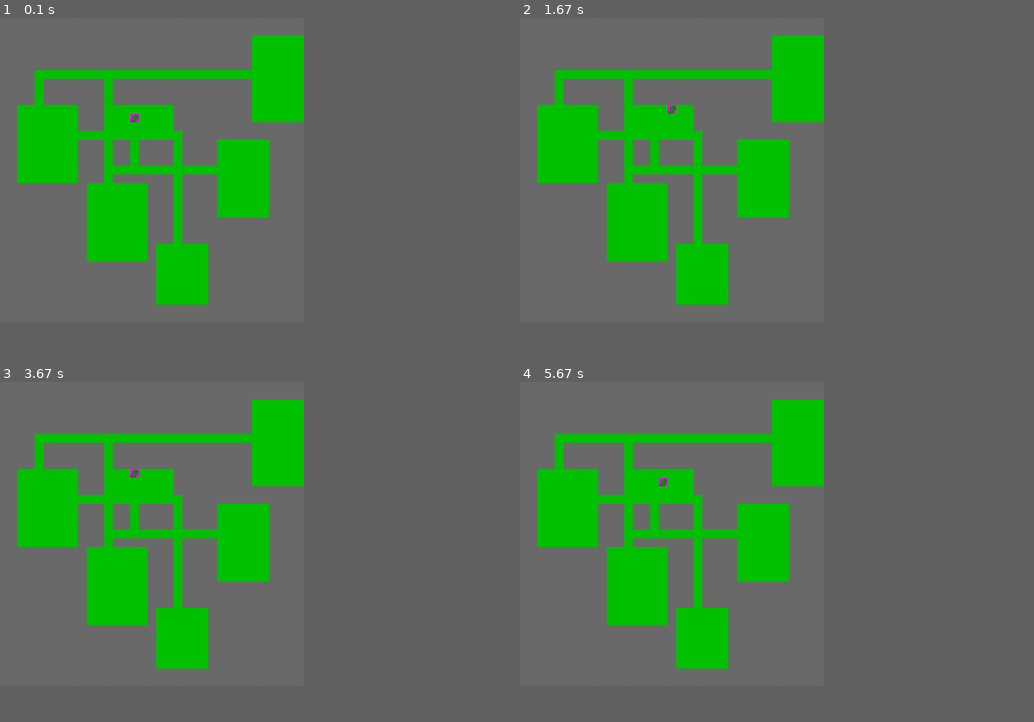
Above: before the commit, frames 1-4 (two rows, left to right).
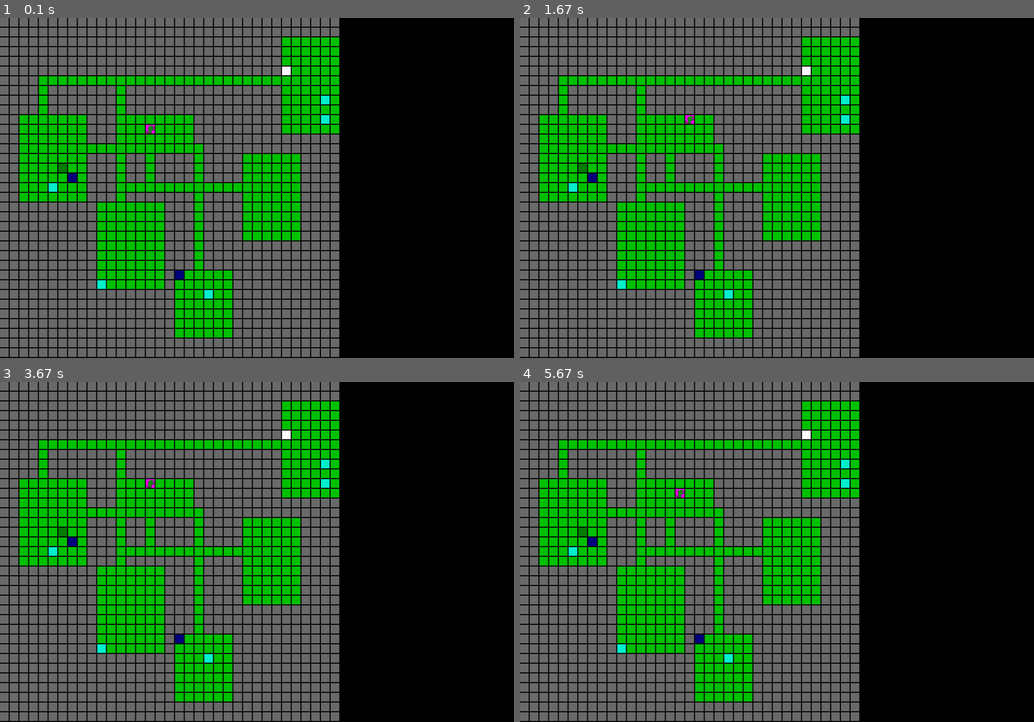
Above: after the commit, the same moments.

Repository: flyguy10269/pygametutorial
Game: pygame game, started from pygametut.py
Same seed, same stepped clock (60 frames per second), same inputs: the game is played once before the commit and once after it. The source is Python 2; it was converted automatically to run under Python 3.
Inputs:
- Up to frame 1 (0.1 s): no input
- Up to frame 2 (1.67 s): hold Right 0.33-0.8 s; hold Up 0.83-1.13 s; hold Right 1.17-1.63 s
- Up to frame 3 (3.67 s): hold Left 1.67-2.2 s; hold Down 2.23-2.53 s; tap Enter at 2.57 s; hold Left 2.9-3.3 s; hold Up from 3.33 s (still down)
- Up to frame 4 (5.67 s): release Up at 3.7 s; hold Right 3.73-4.37 s; hold Down 4.4-4.77 s; hold Left 4.8-5.27 s; hold Right from 5.3 s (still down)
In our replay, the window is 532x532 before the commit and 900x595 after it. These sizes can differ from the game's own. Grey fills any space a smaller window leaves; there, only what the larger window draws over its background counts as a difference.

The runs differ from the first frame. In frame 1, 35% of the frame differs, in the area x 0-66%, y 0-100%; in frame 2, 35%; in frame 3, 35%; in frame 4, 35%.

Commit message:
added fullscreen and more monsters

Diff:
--- a/pygametut-linux.py
+++ /dev/null
@@ -1,206 +0,0 @@
-import random
-import pygame as pg
-from pygame.locals import *
-import math
-import textwrap
-import shelve
-
-#linux setup
-import os
-
-pg.init()
-#linux
-PLAYER_IMAGE = os.path.join("data","images","snake.png")
-WALL_IMAGE = os.path.join("data","images","wall.png")
-GRASS_IMAGE = os.path.join("data","images","grass.png")
-
-ROOM_MAX_SIZE = 10
-ROOM_MIN_SIZE = 4
-MAX_ROOMS = 30
-
-colors = {
-			'green':(0,205,0),
-			'blue':(0,0,205),
-			'red':(205,0,0),
-			'black':(0,0,0)
-			}
-
-BGCOLOR = colors['black']
-
-#SCREEN SIZING
-TILE_SIZE = 25
-MAP_SIZE = 35
-map = []
-LIMIT_FPS = 30
-fpsClock = pg.time.Clock()
-window = pg.display.set_mode((TILE_SIZE*MAP_SIZE,TILE_SIZE*MAP_SIZE))
-class Tile:
-	def __init__(self, blocked, block_sight = None):
-		self.blocked = blocked
-		self.explored = False
-		self.size_x, self.size_y = TILE_SIZE, TILE_SIZE
-
-
-		#by default, tile is blocked if blocks sight
-		if block_sight is None: block_sight = blocked
-		self.block_sight = block_sight
-
-class Rect:
-	def __init__(self, x, y, w, h):
-		self.x1 = x
-		self.y1 = y
-		self.x2 = x + w
-		self.y2 = y + h
-
-	def center(self):
-		center_x = (self.x1 + self.x2) /2
-		center_y = (self.y1 + self.y2) /2
-		return (center_x, center_y)
-
-	def intersect(self, other):
-		return (self.x1 <= other.x2 and self.x2 >= other.x1 and
-					self.y1 <= other.y2 and self.y2 >= other.y1)
-
-class Object:
-	def __init__(self, x, y, image):
-		self.x = x
-		self.y = y
-		self.image = image
-		self.surfaceImage = pg.image.load(image).convert()
-	def move(self, dx, dy):
-		if not map[self.x + dx][self.y + dy].blocked:
-			self.x += dx
-			self.y += dy
-
-	def draw(self):
-		window.blit(self.surfaceImage, (self.x*TILE_SIZE, self.y*TILE_SIZE))
-
-	def clear(self):
-		window.fill(BGCOLOR,pg.Rect((self.x,self.y),(TILE_SIZE,TILE_SIZE)))
-
-def create_room(room):
-	global map
-	for x in range(room.x1 + 1, room.x2 + 1):
-		for y in range(room.y1 + 1, room.y2 + 1):
-			map[x][y].blocked = False
-			map[x][y].block_sight = False
-
-def create_h_tunnel(x1,x2,y):
-	global map
-	for x in range(min(x1,x2),max(x1,x2)+1):
-		map[x][y].blocked = False
-		map[x][y].block_sight = False
-
-def create_v_tunnel(y1,y2,x):
-	global map
-	for y in range(min(y1,y2),max(y1,y2)+1):
-		map[x][y].blocked = False
-		map[x][y].block_sight = False
-
-def make_map():
-	print "making map"
-	global map
-
-	map = [[Tile(True)
-				for y in range(MAP_SIZE)]
-					for x in range(MAP_SIZE)]
-
-	rooms = []
-	num_rooms = 0
-	for r in range(MAX_ROOMS):
-		print r
-		w = random.randint(ROOM_MIN_SIZE, ROOM_MAX_SIZE)
-		h = random.randint(ROOM_MIN_SIZE, ROOM_MAX_SIZE)
-		x = random.randint(0, MAP_SIZE - w - 1)
-		y = random.randint(0, MAP_SIZE - h - 1)
-
-		new_room = Rect(x, y, w, h)
-
-		failed = False
-
-		for other_room in rooms:
-			print "room looping"
-
-			if new_room.intersect(other_room):
-				print "room intersect"
-
-				failed = True
-				break
-
-		if not failed:
-			print "first room created"
-
-			create_room(new_room)
-			(new_x, new_y) = new_room.center()
-			if num_rooms == 0:
-				playerSurfaceObj.x = new_x
-				playerSurfaceObj.y = new_y
-				#player.x = new_x
-				#player.y = new_y
-
-			else:
-				#all rooms after the first
-				(prev_x, prev_y) = rooms[num_rooms -1].center()
-
-				if random.randint(0,1) == 1:
-					create_h_tunnel(prev_x, new_x, prev_y)
-					create_v_tunnel(prev_y, new_y, new_x)
-				else:
-					create_v_tunnel(prev_y, new_y, prev_x)
-					create_h_tunnel(prev_x, new_x, new_y)
-			rooms.append(new_room)
-			num_rooms += 1
-
-
-def render_all():
-	#draw all objects
-
-	for y in range(MAP_SIZE):
-		for x in range(MAP_SIZE):
-			wall = map[x][y].block_sight
-			if wall == True:
-				window.blit(wallSurface,(x*TILE_SIZE,y*TILE_SIZE))
-			else:
-				window.blit(grassSurface,(x*TILE_SIZE,y*TILE_SIZE))
-
-	for object in objects:
-		object.draw()
-
-
-#screen = pg.display.get_surface()
-#window.fill((0,205,0),pg.Rect((0,0),(50,50)))
-
-playerSurfaceObj = Object(1,1,PLAYER_IMAGE)
-objects = [playerSurfaceObj]
-
-make_map()
-wallSurface = pg.image.load(WALL_IMAGE).convert()
-grassSurface = pg.image.load(GRASS_IMAGE).convert()
-
-pg.display.update()
-playing = True
-
-
-while playing:
-	window.fill(BGCOLOR)
-	render_all()
-
-	for event in pg.event.get():
-		if event.type == pg.QUIT:
-			playing = False
-
-		elif event.type == KEYDOWN:
-			if event.key == K_ESCAPE:
-				playing = False
-
-			elif event.key == K_RIGHT:
-				playerSurfaceObj.move(1,0)
-			elif event.key == K_LEFT:
-				playerSurfaceObj.move(-1,0)
-			elif event.key == K_UP:
-				playerSurfaceObj.move(0,-1)
-			elif event.key == K_DOWN:
-				playerSurfaceObj.move(0,1)
-
-	pg.display.update()
-	fpsClock.tick(LIMIT_FPS)
--- a/pygametut.py
+++ b/pygametut.py
@@ -4,15 +4,25 @@
 import math
 import textwrap
 import shelve
+import os
+
 
 pg.init()
-PLAYER_IMAGE = 'data\images\snake.png'
-WALL_IMAGE = 'data\images\wall.png'
-GRASS_IMAGE = 'data\images\grass.png'
+#linux
+PLAYER_IMAGE = os.path.join("data","images","snake.png")
+WALL_IMAGE = os.path.join("data","images","wall.png")
+GRASS_IMAGE = os.path.join("data","images","grass.png")
+TROLL_IMAGE = os.path.join("data","images","troll.png")
+ORC_IMAGE = os.path.join("data","images","orc.png")
+SLIME_IMAGE = os.path.join("data","images","slime.png")
+SKELETON_IMAGE = os.path.join("data","images","skeleton.png")
 
 ROOM_MAX_SIZE = 10
 ROOM_MIN_SIZE = 4
 MAX_ROOMS = 30
+MAX_ROOM_MONSTERS=3
+
+fullscreen = False
 
 colors = {
 			'green':(0,205,0),
@@ -24,12 +34,12 @@
 BGCOLOR = colors['black']
 
 #SCREEN SIZING
-TILE_SIZE = 25
+TILE_SIZE = 28
 MAP_SIZE = 35
 map = []
 LIMIT_FPS = 30
 fpsClock = pg.time.Clock()
-window = pg.display.set_mode((TILE_SIZE*MAP_SIZE,TILE_SIZE*MAP_SIZE))
+window = pg.display.set_mode((TILE_SIZE*MAP_SIZE+500,TILE_SIZE*MAP_SIZE))
 class Tile:
 	def __init__(self, blocked, block_sight = None):
 		self.blocked = blocked
@@ -58,13 +68,16 @@
 					self.y1 <= other.y2 and self.y2 >= other.y1)
 
 class Object:
-	def __init__(self, x, y, image):
+	def __init__(self, x, y, image,name, blocks=False):
 		self.x = x
 		self.y = y
 		self.image = image
 		self.surfaceImage = pg.image.load(image).convert()
+		self.name = name
+		self.blocks = blocks
+
 	def move(self, dx, dy):
-		if not map[self.x + dx][self.y + dy].blocked:
+		if not is_blocked(self.x + dx, self.y + dy):
 			self.x += dx
 			self.y += dy
 
@@ -73,6 +86,37 @@
 
 	def clear(self):
 		window.fill(BGCOLOR,pg.Rect((self.x,self.y),(TILE_SIZE,TILE_SIZE)))
+
+def place_monsters(room):
+	#choose random number of monsters
+	num_monsters = random.randint(0, MAX_ROOM_MONSTERS)
+
+	for r in range(num_monsters):
+		#choose random spot for this monster
+		x = random.randint(room.x1, room.x2)
+		y = random.randint(room.y1, room.y2)
+
+		if not is_blocked(x, y):
+
+			choice = random_percentage()
+
+			if choice <10:
+				#create an orc 10% chance
+				monster = Object(x,y,ORC_IMAGE,"orc")
+			elif choice <10+30:
+				#create a troll 30% chance
+				monster = Object(x,y,TROLL_IMAGE,"troll")
+			elif choice < 10+30+10:
+				#create skeleton 10% chance
+				monster = Object(x,y,SKELETON_IMAGE,"skeleton")
+			else:
+				#create slime 50% chance
+				monster = Object(x,y,SLIME_IMAGE,"slime")
+			objects.append(monster)
+
+def random_percentage():
+
+	return (random.randint(0,100))
 
 def create_room(room):
 	global map
@@ -129,12 +173,13 @@
 			create_room(new_room)
 			(new_x, new_y) = new_room.center()
 			if num_rooms == 0:
-				playerSurfaceObj.x = new_x
-				playerSurfaceObj.y = new_y
+				player.x = new_x
+				player.y = new_y
 				#player.x = new_x
 				#player.y = new_y
 
 			else:
+				place_monsters(new_room)
 				#all rooms after the first
 				(prev_x, prev_y) = rooms[num_rooms -1].center()
 
@@ -147,6 +192,23 @@
 			rooms.append(new_room)
 			num_rooms += 1
 
+def player_move_or_attack(dx, dy):
+
+	x = player.x + dx
+	y = player.y + dy
+
+	#try to find an attackable object there
+	target = None
+	for object in objects:
+		if object.x == x and object.y == y:
+			target = object
+			break
+
+	#attack if target found, move otherwise
+	if target is not None:
+		print 'The ' + target.name + ' laughs at your puny efforts to attack'
+	else:
+		player.move(dx, dy)
 
 def render_all():
 	#draw all objects
@@ -162,12 +224,72 @@
 	for object in objects:
 		object.draw()
 
+def is_blocked(x, y):
+	#first test the map tile
+	if map[x][y].blocked:
+		return True
+
+	#now check for any blocking objects
+	for object in objects:
+		if object.blocks and object.x == x and object.y == y:
+			return True
+	return False
+
+def toggle_fullscreen():
+	global window
+	flags = window.get_flags()
+	if flags&FULLSCREEN==False:
+		print 'going fullscreen'
+		window = pg.display.set_mode((TILE_SIZE*MAP_SIZE+500,TILE_SIZE*MAP_SIZE),
+					pg.FULLSCREEN)
+		fullscreen = True
+	else:
+		window = pg.display.set_mode((TILE_SIZE*MAP_SIZE+500,TILE_SIZE*MAP_SIZE))
+		fullscreen = False
+
+def handle_keys():
+	player_choice = None
+	keys = pg.event.get()
+	for event in keys:
+		if event.type == pg.QUIT:
+			return 'exit'
+		elif event.type == KEYDOWN:
+			if event.key == K_ESCAPE:
+				return 'exit'
+			elif ((event.key == K_RETURN) and
+							(event.mod&(KMOD_LALT|KMOD_RALT)) != 0):
+				toggle_fullscreen()
+
+			if game_state == 'playing':
+				if event.key == K_RIGHT:
+					player_move_or_attack(1,0)
+					player_choice = 'moved'
+				elif event.key == K_LEFT:
+					player_move_or_attack(-1,0)
+					player_choice = 'moved'
+				elif event.key == K_UP:
+					player_move_or_attack(0,-1)
+					player_choice = 'moved'
+				elif event.key == K_DOWN:
+					player_move_or_attack(0,1)
+					player_choice = 'moved'
+				else:
+					return 'noturntaken'
+
+	if player_choice != 'moved':
+		return 'noturntaken'
+	#if not keys and not keys.KEYUP:
+	#	return 'noturntaken'
+
+#FUTURE FOV CALCULATION
+
+
 
 #screen = pg.display.get_surface()
 #window.fill((0,205,0),pg.Rect((0,0),(50,50)))
 
-playerSurfaceObj = Object(1,1,PLAYER_IMAGE)
-objects = [playerSurfaceObj]
+player = Object(1,1,PLAYER_IMAGE,"player")
+objects = [player]
 
 make_map()
 wallSurface = pg.image.load(WALL_IMAGE).convert()
@@ -176,27 +298,23 @@
 pg.display.update()
 playing = True
 
+game_state = 'playing'
+player_action = 'None'
 
 while playing:
 	window.fill(BGCOLOR)
 	render_all()
 
-	for event in pg.event.get():
-		if event.type == pg.QUIT:
-			playing = False
-
-		elif event.type == KEYDOWN:
-			if event.key == K_ESCAPE:
-				playing = False
-
-			elif event.key == K_RIGHT:
-				playerSurfaceObj.move(1,0)
-			elif event.key == K_LEFT:
-				playerSurfaceObj.move(-1,0)
-			elif event.key == K_UP:
-				playerSurfaceObj.move(0,-1)
-			elif event.key == K_DOWN:
-				playerSurfaceObj.move(0,1)
-
+	player_action = handle_keys()
+
+	#print player_action
+
+	if player_action == 'exit':
+		playing = False
+	#let mosnters take their turn
+	if game_state == 'playing' and player_action != 'noturntaken' and player_action != 'exit':
+		for object in objects:
+			if object != player:
+				print 'The ' + object.name + ' growls'
 	pg.display.update()
 	fpsClock.tick(LIMIT_FPS)
Binary file added: data/images/orc.png
Binary file added: data/images/skeleton.png
Binary file added: data/images/slime.png
Binary file added: data/images/troll.png
